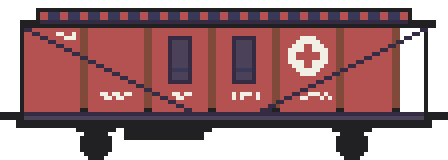
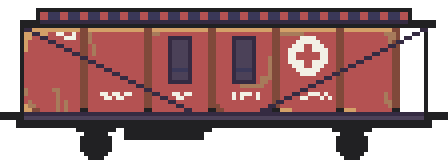
Comparing the layer stacks of the two 448 × 160 images. Changes:
added layer "Layer 10" above "Layer 9" over [24, 32, 396, 112]
added layer "Layer 9" above "Layer 8" over [32, 28, 392, 32]
